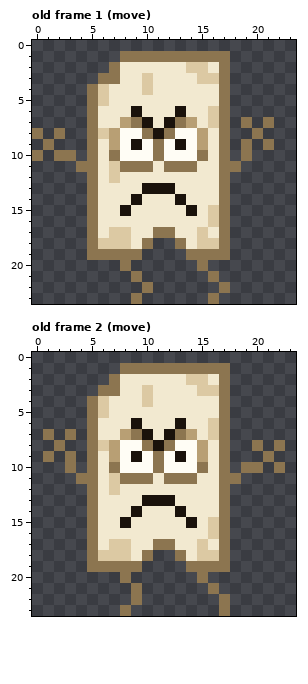
Edited in one commit: pixel-art file (art/aseprite/enemy-stub.aseprite). The picture above was drawn from the file before the commit.
24x24 pixels, 11 frames. Shown: old frame 1 (move), old frame 2 (move). The commit also changed other frames, which this record leaves out.
And afterwards:
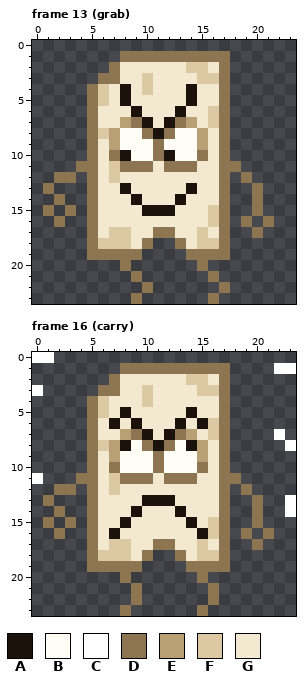
Palette (. is transparent): A #1a120b  B #fffdf5  C #ffffff  D #8c7550  E #b89f74  F #dcc9a3  G #f2e9d0
A new or re-ordered frame is compared with the old frame closest to it.
Change:
frames 11 -> 21
Changed rows in their new state; - is an unchanged pixel.
Frame 13 (grab) is new; against old frame 1 (move):
first column x 0:
 4 --------A-----A-------
 5 --------A-----A-------
 7 -------------------.-.
 8 .-.-----------------.-
 9 -.-------B---B-----.-.
10 .-..----A---A------.--
12 --DD---------------D--
13 -D------A-GGG-A-----D-
14 --D-----------------D-
15 -D-D----G-AAA-G-----D-
16 --D----------------D-D
17 --------------------D-
Frame 16 (carry) is new; against old frame 2 (move):
first column x 0:
 0 CC----------------------
 1 ----------------------CC
 3 C-----------------------
 5 --------A-----A---------
 6 -------A-------A--------
 7 -.-.------------------C-
 8 --.-----A-----A-----.-.C
 9 -.-.-----B---B-------.--
10 ---.---------------..-.-
11 C-----------------------
12 --DD---------------D----
13 -D------------------D--C
14 --D-----------------D--C
15 -D-D----------------D---
16 --D----A-------A---D-D--
17 --------------------D---
first column x 15:
22 -D.
23 D-.
Changed places in both pictures, as pixel boxes (x1, y1, x2, y2):
changed: (120, 84, 131, 106)
changed: (186, 84, 197, 106)
changed: (241, 117, 274, 238)
changed: (32, 128, 197, 227)
changed: (32, 352, 296, 550)
changed: (197, 594, 230, 616)
